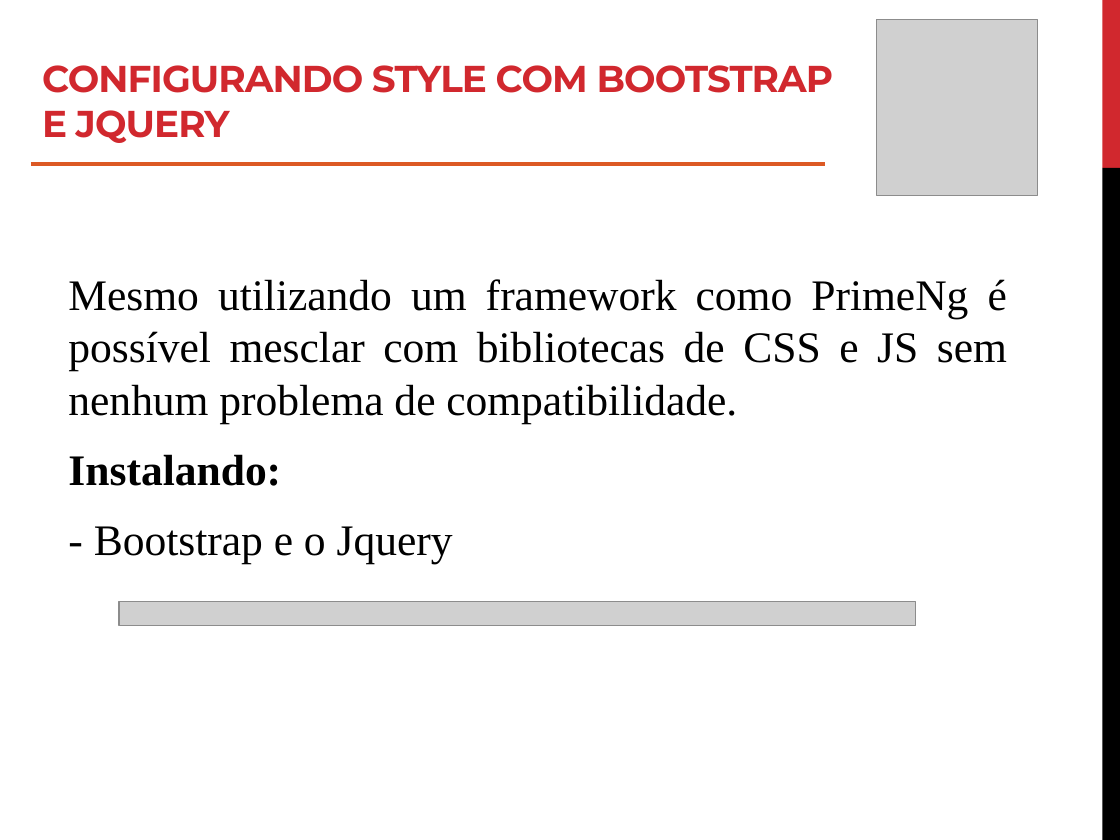
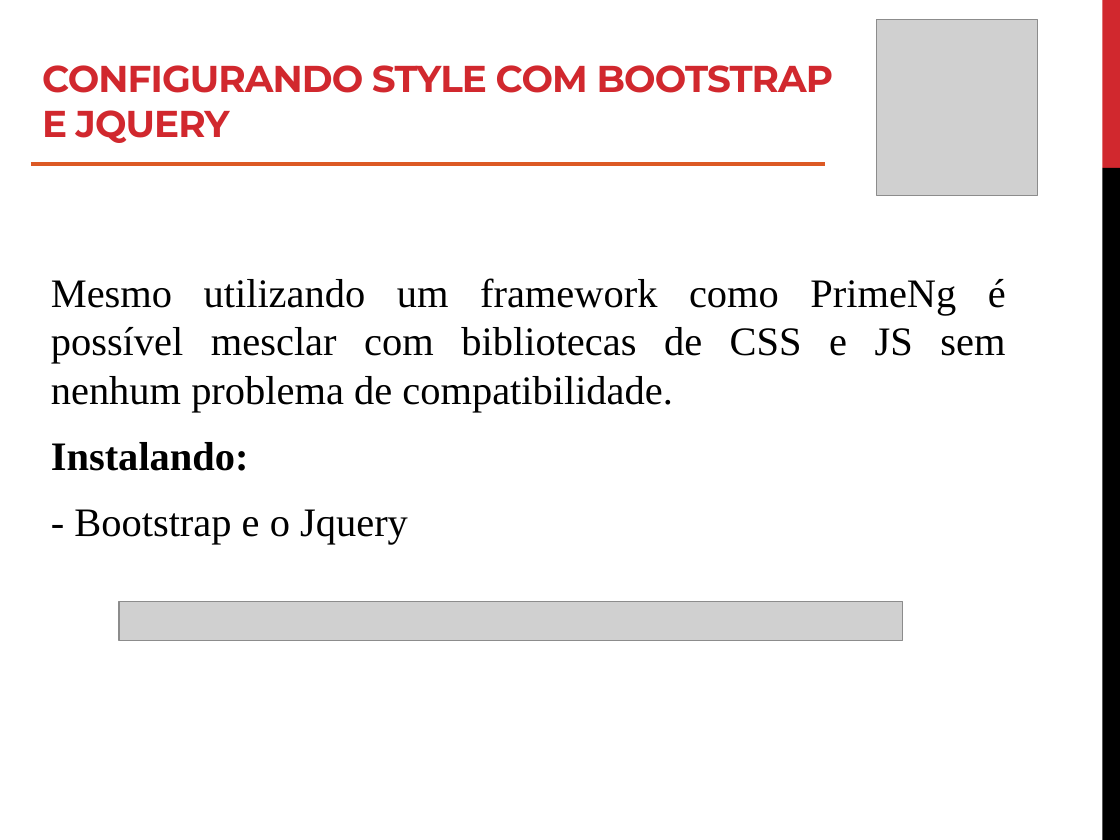
Before and after one commit to roney-amorim/workshop-angular, a slide deck: slide 28 of Módulo 2/Modulo 2.pptx. Drawn at 1120x840 pixels with LibreOffice and Linux fonts; fonts in the diff are those of the drawing; grey boxes stand for pictures. Boxes give left, top, right and bottom in pixels: in the first picture for what was removed or moved away, otherwise in the second. Text is boxed around its words. In the diff, an @@ line names an element or a change of style, - is before the commit and + after.

```diff
--- a/Módulo 2/Modulo 2.pptx
+++ b/Módulo 2/Modulo 2.pptx
@@ text "Mesmo utilizando um framework como ...": place and size @@
-text "Mesmo utilizando um framework como ..." at (68,279,1007,564)
+text "Mesmo utilizando um framework como ..." at (51,278,1006,544)
@@ text "Mesmo utilizando um framework como ..." at (51,278,1006,544): size 28 to 26 pt @@
@@ picture: place and size @@
-picture at (119,601,915,626)
+picture at (119,601,903,641)
```
Also in this commit, not shown: 32 other slides changed, 1 slide added, 4 other files.
